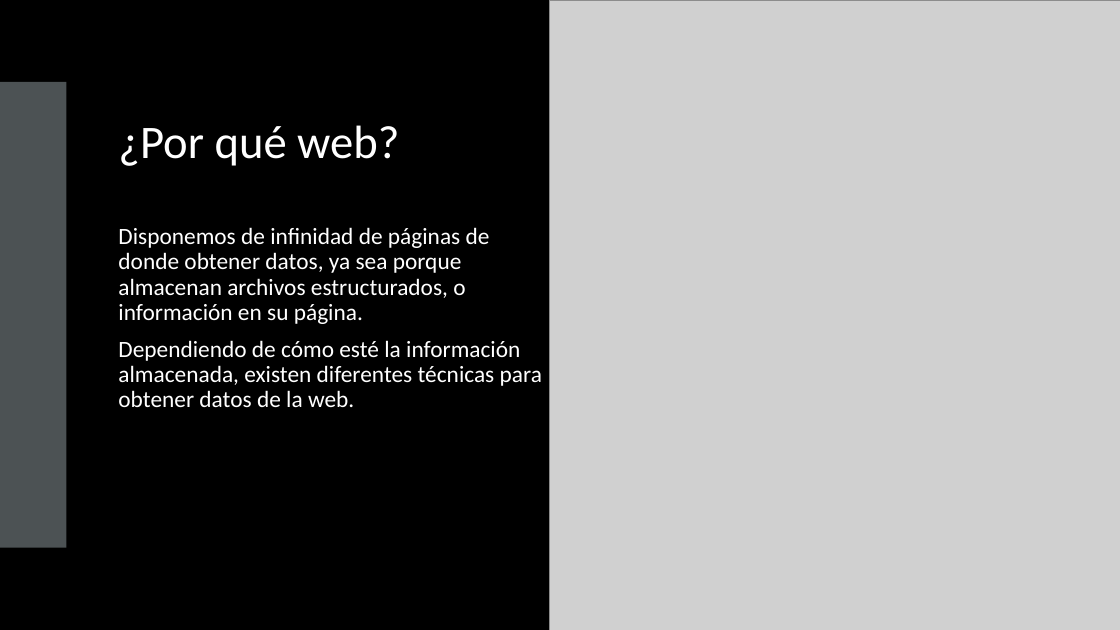
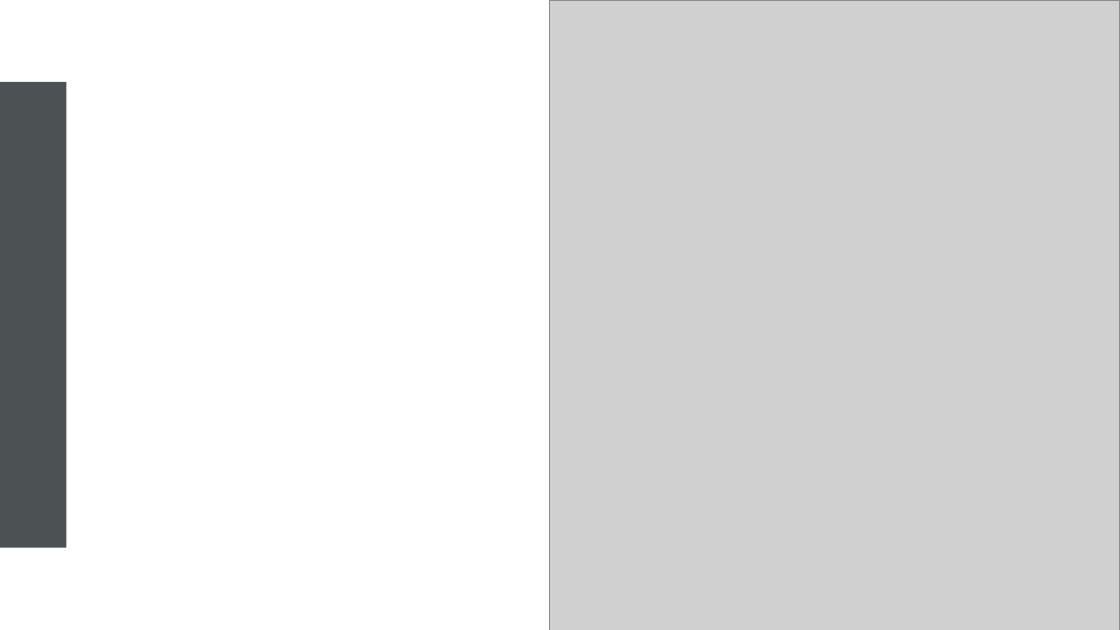
Before and after one commit to isotomor/DSPT_TBS_SVL_0922, a slide deck: slide 2 of 2-Data Analytics/5-Sources/2 - Web/Teoría/Python - Web.pptx. Drawn at 1120x630 pixels with LibreOffice and Linux fonts; fonts in the diff are those of the drawing; grey boxes stand for pictures. Boxes give left, top, right and bottom in pixels: in the first picture for what was removed or moved away, otherwise in the second. Text is boxed around its words. In the diff, an @@ line names an element or a change of style, - is before the commit and + after.

```diff
--- a/2-Data Analytics/5-Sources/2 - Web/Teoría/Python - Web.pptx
+++ b/2-Data Analytics/5-Sources/2 - Web/Teoría/Python - Web.pptx
@@ rectangle added at bbox=[0, 0, 1120, 630], fill #FFFFFF @@
@@ title removed at bbox=[118, 125, 399, 166] @@
-¿Por qué web?
@@ text removed at bbox=[118, 227, 542, 407] @@
-Disponemos de infinidad de páginas de donde obtener datos, ya sea porque almacenan archivos estructurados, o información en su página.
-Dependiendo de cómo esté la información almacenada, existen diferentes técnicas para obtener datos de la web.
```
Also in this commit, not shown: 6 other slides changed, 3 other files.
